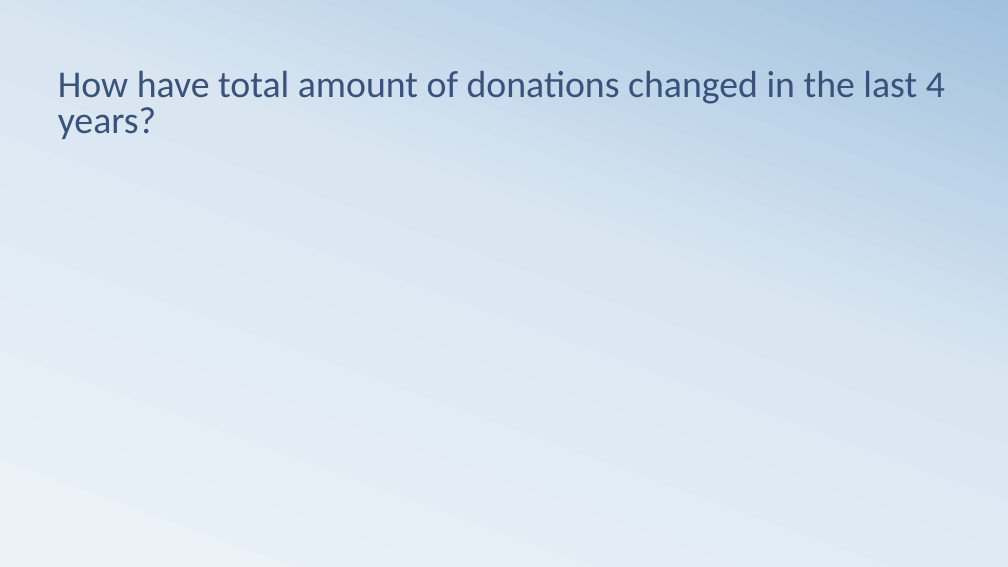
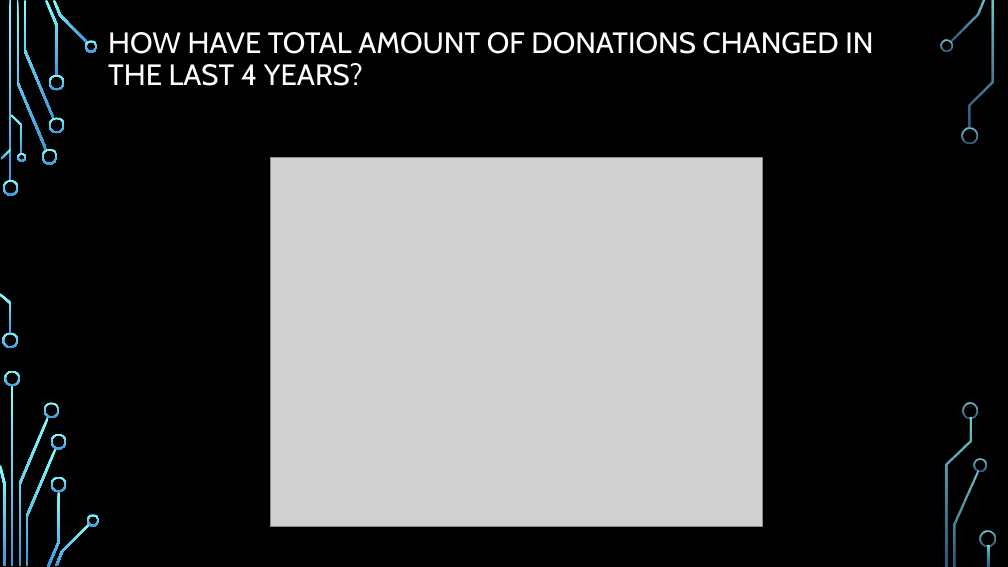
Before and after one commit to kjwunderlich/project-one---sphinx, a slide deck: slide 10 of Team_Sphinx_Presentation_20181011.pptx. Drawn at 1008x567 pixels with LibreOffice and Linux fonts; fonts in the diff are those of the drawing; grey boxes stand for pictures; background and template pictures are left out. Boxes give left, top, right and bottom in pixels: in the first picture for what was removed or moved away, otherwise in the second. Text is boxed around its words. In the diff, an @@ line names an element or a change of style, - is before the commit and + after.

```diff
--- a/Team_Sphinx_Presentation_20181011.pptx
+++ b/Team_Sphinx_Presentation_20181011.pptx
@@ background gradient #ECF3F8 to #D9E6F2 to #A1C1DE to picture (left out) @@
@@ title "HOW HAVE TOTAL AMOUNT OF ..." at box(108, 32, 873, 86): vertical alignment bottom to middle @@
@@ title at box(108, 32, 873, 86): text changed; size 36 to 28 pt; font Calibri to Cabin; text colour #39527B to #FFFFFF @@
-How have total amount of donations changed in the last 4 years?
+HOW HAVE TOTAL AMOUNT OF DONATIONS CHANGED IN THE LAST 4 YEARS?
@@ picture added at box(271, 157, 762, 526) @@
@@ group added at box(0, 0, 995, 567): 33 freeform shapes, 3 rectangles @@
```
Also in this commit, not shown: 10 other slides changed, 3 slides added, 3 slides removed.
